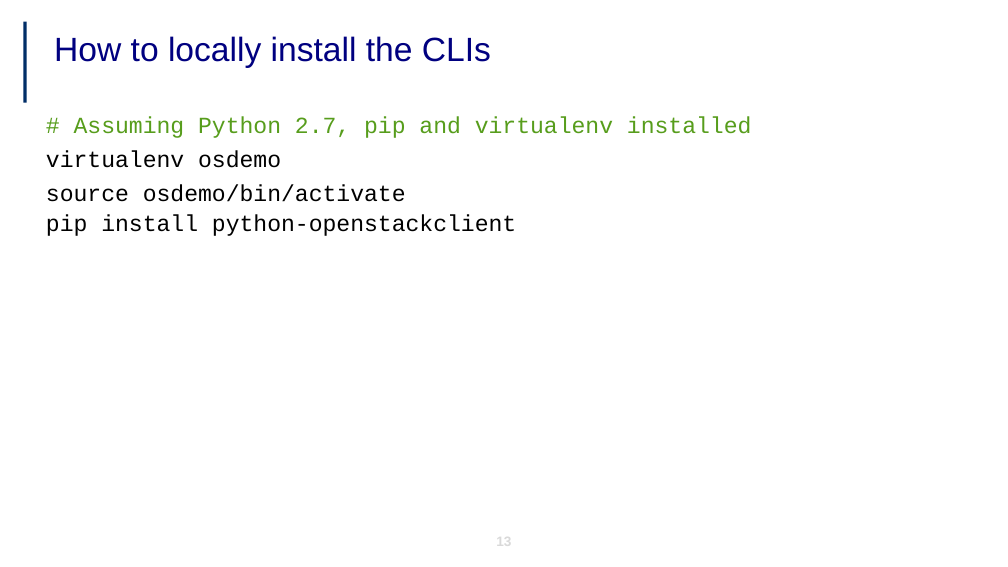
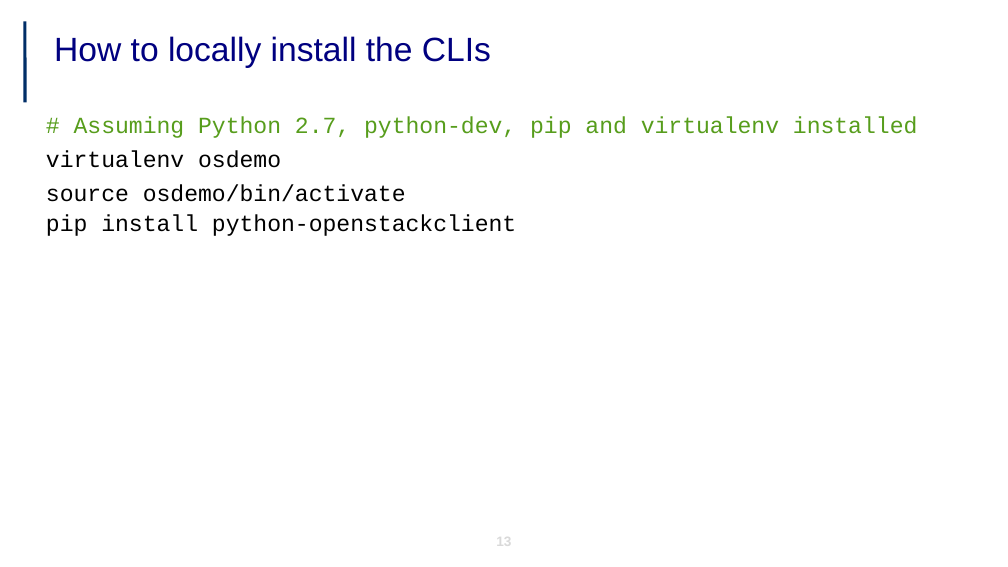
Before and after one commit to jicarretero/SummitMalaga2017, a slide deck: slide 13 of FiwareImageHandling.odp. Drawn at 1008x567 pixels with LibreOffice and Linux fonts; fonts in the diff are those of the drawing; background and template pictures are left out. Boxes give left, top, right and bottom in pixels: in the first picture for what was removed or moved away, otherwise in the second. Text is boxed around its words. In the diff, an @@ line names an element or a change of style, - is before the commit and + after.

Commit message:
Change presentation image and some changes in wording

```diff
--- a/FiwareImageHandling.odp
+++ b/FiwareImageHandling.odp
@@ text at [74,117,918,138]: text changed @@
-# Assuming Python 2.7, pip and virtualenv installed
+# Assuming Python 2.7, python-dev, pip and virtualenv installed
```
Also in this commit, not shown: 17 other slides changed.
